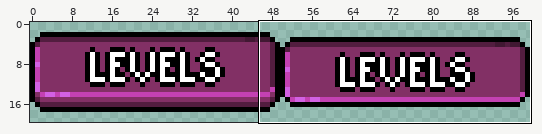
Sprite sheet -- Assets/Sprites/UI/Buttons/levelsButton-Sheet.png. The picture above shows the old version from afar; the outline marks the close-up.
Close-up. Before:
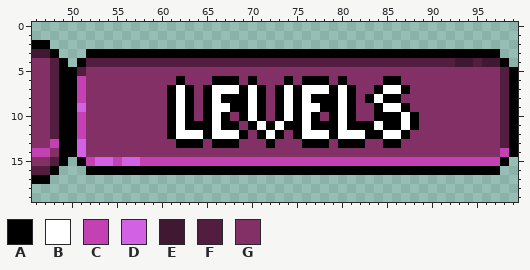
The file is 100x20 pixels. Shown: x 46..99, y 0..19.
Palette (. is transparent): A #000000  B #ffffff  C #c341b2  D #d261e3  E #411832  F #521d3f  G #823065
Pixels before, first column x 46:
 2 AA....................................................
 3 EEA...AAAAAAAAAAAAAAAAAAAAAAAAAAAAAAAAAAAAAAAAAAAAAA..
 4 GGFA.AFFFFFFFFFFFFFFFFFFFFFFFFFFFFFFFFFFFFFFFFFEEFEEA.
 5 GGFAAFGGGGGGGGGGGGGGGGGGGGGGGGGGGGGGGGGGGGGGGGGGGGGGFA
 6 GGFAACGGGGGGGGGGAGGGAAAGAGGGAGAAAGAGGGGAAGGGGGGGGGGGFA
 7 GGFAACGGGGGGGGGABAGABBBABAGABABBBABAGGABBAGGGGGGGGGGFA
 8 GGFAACGGGGGGGGGABAGABAAABAGABABAAABAGABAAGGGGGGGGGGGFA
 9 GGFAADGGGGGGGGGABAGABBAABAGABABBAABAGGABBAGGGGGGGGGGFA
10 GGFAACGGGGGGGGGABAGABAGABAGABABAGABAGGAAABAGGGGGGGGGFA
11 GGFAACGGGGGGGGGABAAABAAGABABAABAAABAAABAABAGGGGGGGGGFA
12 GGFAACGGGGGGGGGABBBABBBAGABAGABBBABBBAABBAGGGGGGGGGGFA
13 GGCAADGGGGGGGGGGAAAGAAAGGGAGGGAAAGAAAGGAAGGGGGGGGGGGFA
14 CCGAADGGGGGGGGGGGGGGGGGGGGGGGGGGGGGGGGGGGGGGGGGGGGGGCA
15 GGFA.ACDDCDDCCCCCCCCCCCCCCCCCCCCCCCCCCCCCCCCCCCCCCCCA.
16 FFA...AAAAAAAAAAAAAAAAAAAAAAAAAAAAAAAAAAAAAAAAAAAAAA..
17 AA....................................................
The result:
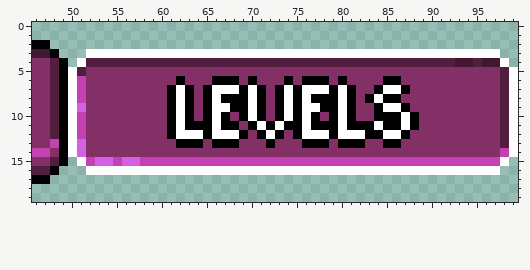
The author wrote: Missed some buttons lol
Changes in this commit:
Changed rows in their new state; - is an unchanged pixel.
first column x 50:
 3 --BBBBBBBBBBBBBBBBBBBBBBBBBBBBBBBBBBBBBBBBBBBBBB--
 4 -B----------------------------------------------B-
 5 B------------------------------------------------B
 6 B------------------------------------------------B
 7 B------------------------------------------------B
 8 B------------------------------------------------B
 9 B------------------------------------------------B
10 B------------------------------------------------B
11 B------------------------------------------------B
12 B------------------------------------------------B
13 B------------------------------------------------B
14 B------------------------------------------------B
15 -B----------------------------------------------B-
16 --BBBBBBBBBBBBBBBBBBBBBBBBBBBBBBBBBBBBBBBBBBBBBB--
Pixel boxes of the changes (left, top, right, bottom) in both close-ups:
changed: (68, 49, 518, 175)
